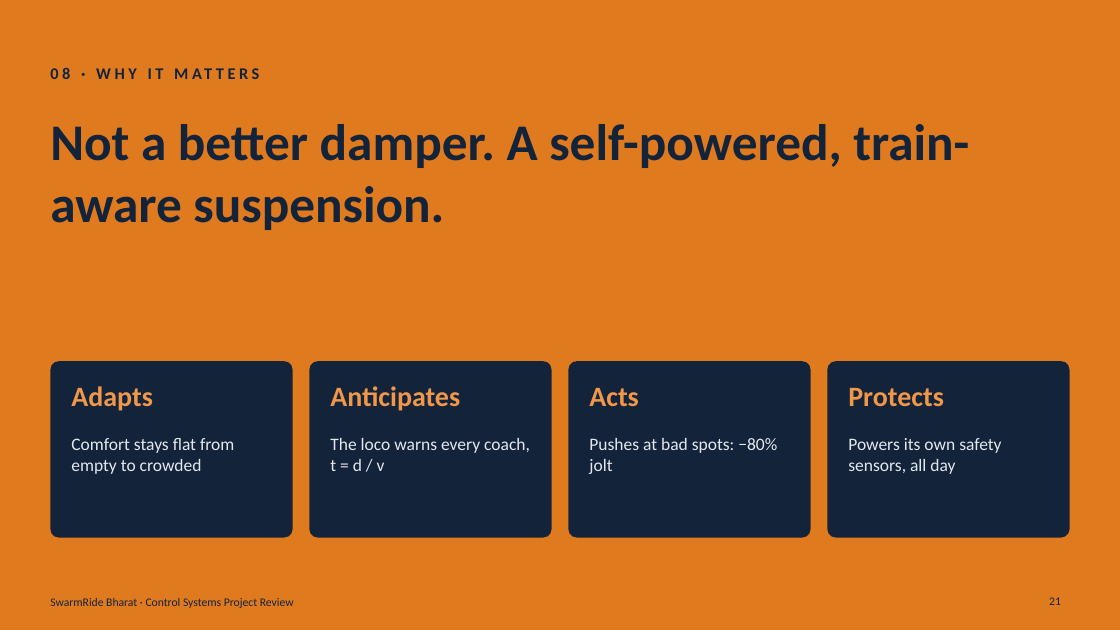
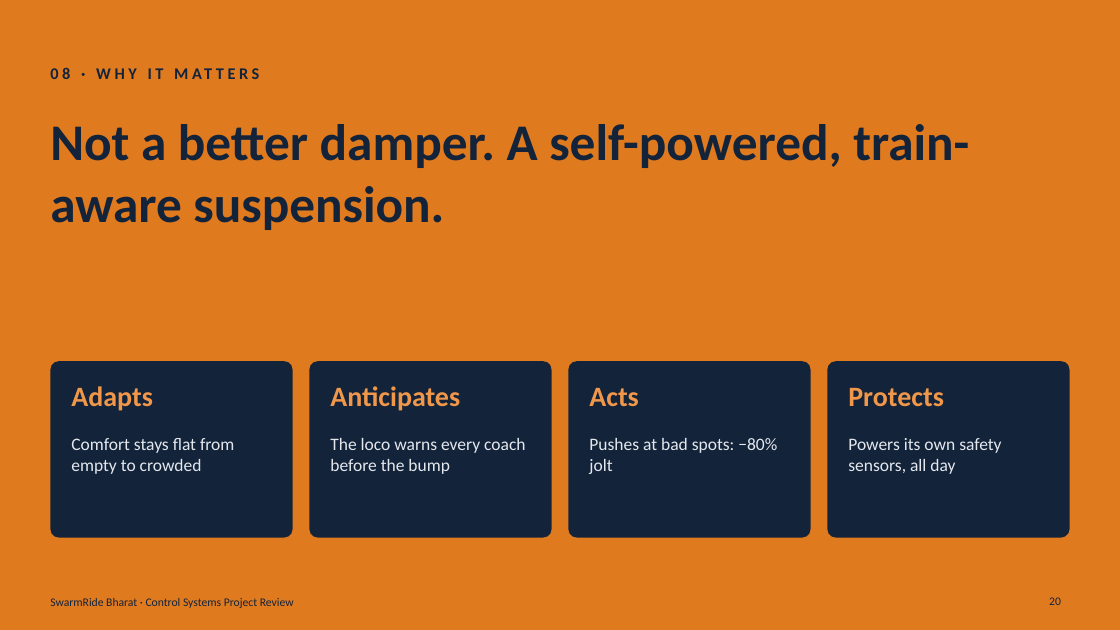
Before and after one commit to Sangeeth0301/SwarmRide-Bharat, a slide deck: slide 20 of presentation/SwarmRide_Bharat_Project_Review.pptx (slide 21 before the commit). Drawn at 1120x630 pixels with LibreOffice and Linux fonts; fonts in the diff are those of the drawing. Boxes give left, top, right and bottom in pixels: in the first picture for what was removed or moved away, otherwise in the second. Text is boxed around its words. In the diff, an @@ line names an element or a change of style, - is before the commit and + after.

```diff
--- a/presentation/SwarmRide_Bharat_Project_Review.pptx
+++ b/presentation/SwarmRide_Bharat_Project_Review.pptx
@@ text at (330,438,525,474): text changed @@
-The loco warns every coach, t = d / v
+The loco warns every coach before the bump
@@ page number at (1049,597,1061,605): text changed @@
-21
+20
```
Also in this commit, not shown: 3 other slides changed, 1 slide added, 2 slides removed.
